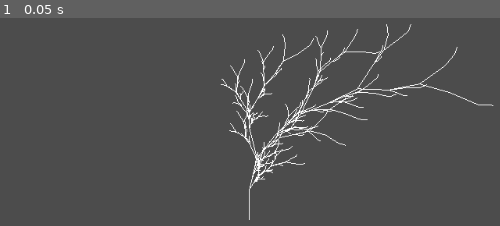
Above: before the commit, frame 1.
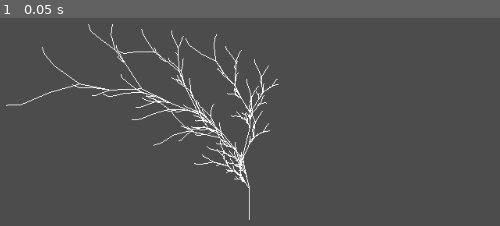
Above: after the commit, the same moment.

Repository: AdamAllsebrook/godot-procedural-tree-generation
Game: Godot game, scene res://World.tscn
The game is run twice, just before and just after one commit, with the same random seed, the same clock (stepped at 60 frames per second) and the same inputs.
Inputs:
- Up to frame 1 (0.05 s): no input

The runs differ from the first frame. In frame 1, 6.2% of the frame differs, in the area x 1-99%, y 2-83%.

Commit message:
added comments

Diff:
--- a/LSystem/LSystem.gd
+++ b/LSystem/LSystem.gd
@@ -1,19 +1,19 @@
 tool
 extends Resource
+# prefix with AA so it appears at the top of the list of resources
 class_name AALSystem
 
 export(String) var axiom
+# each rule must be an AARule
 export(Array, Resource) var rules
 export(int, 1, 7) var num_generations = 5
 
-func generate(print_results: bool = false) -> String:
+func generate() -> String:
 	assert(len(axiom) > 0, "axiom required")
 	assert(len(rules) > 0, "at least one rule required")
 	for rule in rules:
 		assert(rule is AARule, "rules must be resource of type AARule")
 
-	if print_results:
-		print(axiom)
 	var sentence: String = axiom
 
 	for i in (num_generations):
@@ -21,15 +21,13 @@
 		for character in sentence:
 			var found := false
 			for rule in rules:
-				if rule.pre == character:
-					new_sentence += rule.succ
+				if rule.predecessor == character:
+					new_sentence += rule.successor
 					found = true
 					break
 			if not found:
 				new_sentence += character
 
 		sentence = new_sentence
-		if print_results:
-			print(sentence)
 
 	return sentence
--- a/LSystem/Rule.gd
+++ b/LSystem/Rule.gd
@@ -1,5 +1,6 @@
 extends Resource
+# prefix with AA so it appears at the top of the list of resources
 class_name AARule
 
-export(String) var pre
-export(String) var succ
+export(String) var predecessor
+export(String) var successor
--- a/Tree2D/Resources/rule_tree1.tres
+++ b/Tree2D/Resources/rule_tree1.tres
@@ -4,5 +4,5 @@
 
 [resource]
 script = ExtResource( 1 )
-pre = "X"
-succ = "F+[[X]-X]-F[-FX]+X"
+predecessor = "X"
+successor = "F-[[X]+X]+F[+FX]-X"
--- a/Tree2D/Resources/rule_tree2.tres
+++ b/Tree2D/Resources/rule_tree2.tres
@@ -4,5 +4,5 @@
 
 [resource]
 script = ExtResource( 1 )
-pre = "F"
-succ = "FF+[+F-F-F]-[-F+F+F]"
+predecessor = "F"
+successor = "FF+[+F-F-F]-[-F+F+F]"
--- a/Tree2D/Tree2D.gd
+++ b/Tree2D/Tree2D.gd
@@ -1,8 +1,9 @@
 extends Node2D
 
-# Some L-Systems:
+# some L-systems:
 # http://paulbourke.net/fractals/lsys/
 
+# must be an AALSystem
 export(Resource) var l_system
 
 export(int) var start_length = 20
--- a/Tree2D/Turtle2D.gd
+++ b/Tree2D/Turtle2D.gd
@@ -1,10 +1,10 @@
 extends Object
 class_name Turtle2D
 
-var stack := [TurtleTransform2D.new()]
+var transform_stack := [TurtleTransform2D.new()]
 
 func create_line(length: float) -> Branch2D:
-	var transform: TurtleTransform2D = stack[-1]
+	var transform: TurtleTransform2D = transform_stack[-1]
 
 	var point1 := get_current_point()
 	transform.move_forward(-length)
@@ -13,20 +13,21 @@
 	return Branch2D.new(point1, point2)
 
 func rotate(angle: float) -> void:
-	var transform: TurtleTransform2D = stack[-1]
+	var transform: TurtleTransform2D = transform_stack[-1]
 	transform.rotate(deg2rad(angle))
 
 func push() -> void:
-	stack.push_back(TurtleTransform2D.new())
+	transform_stack.push_back(TurtleTransform2D.new())
 
 func pop() -> void:
-	stack.pop_back()
+	transform_stack.pop_back()
 
+# returns the point (0, 0) tranformed by each transformation from the stack
 func get_current_point() -> Vector2:
 	var rotation: float = 0
 	var point := Vector2()
 
-	for transform in stack:
+	for transform in transform_stack:
 		point += transform.position.rotated(rotation)
 		rotation += transform.rotation
 
--- a/Tree2D/TurtleTransform2D.gd
+++ b/Tree2D/TurtleTransform2D.gd
@@ -7,6 +7,7 @@
 func rotate(angle: float) -> void:
 	rotation += angle
 
+# move up by 'distance', rotated to 'rotation'
 func move_forward(distance: float) -> void:
-	var direction := Vector2(0, distance).rotated(rotation)
-	position += direction
+	var movement := Vector2(0, distance).rotated(rotation)
+	position += movement
